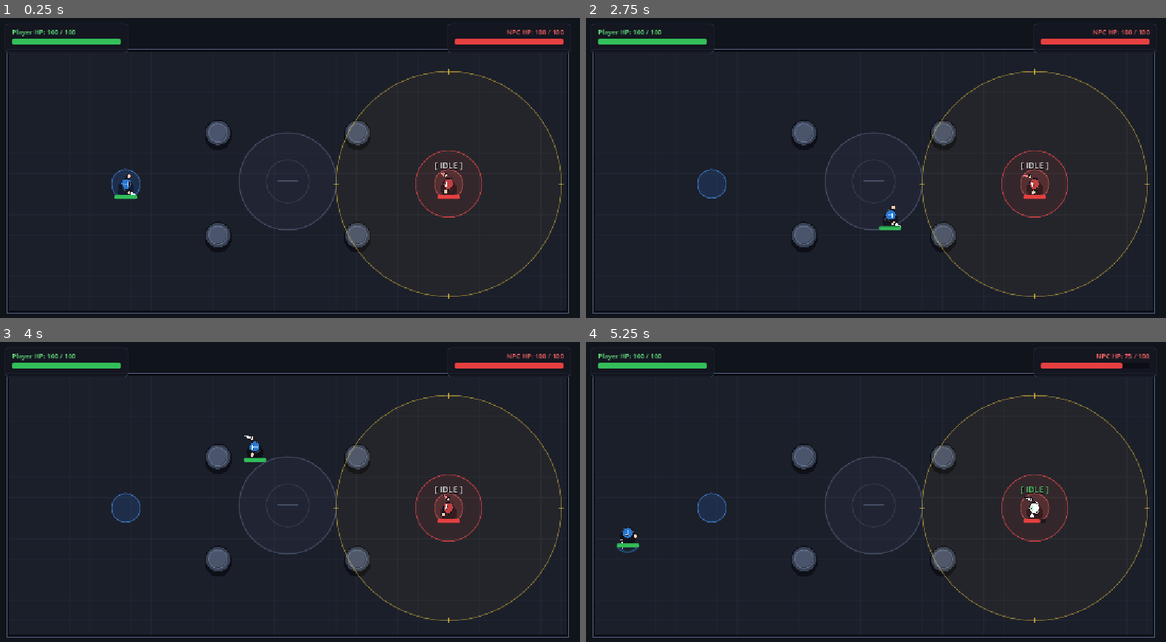
Above: before the commit, frames 1-4 (two rows, left to right).
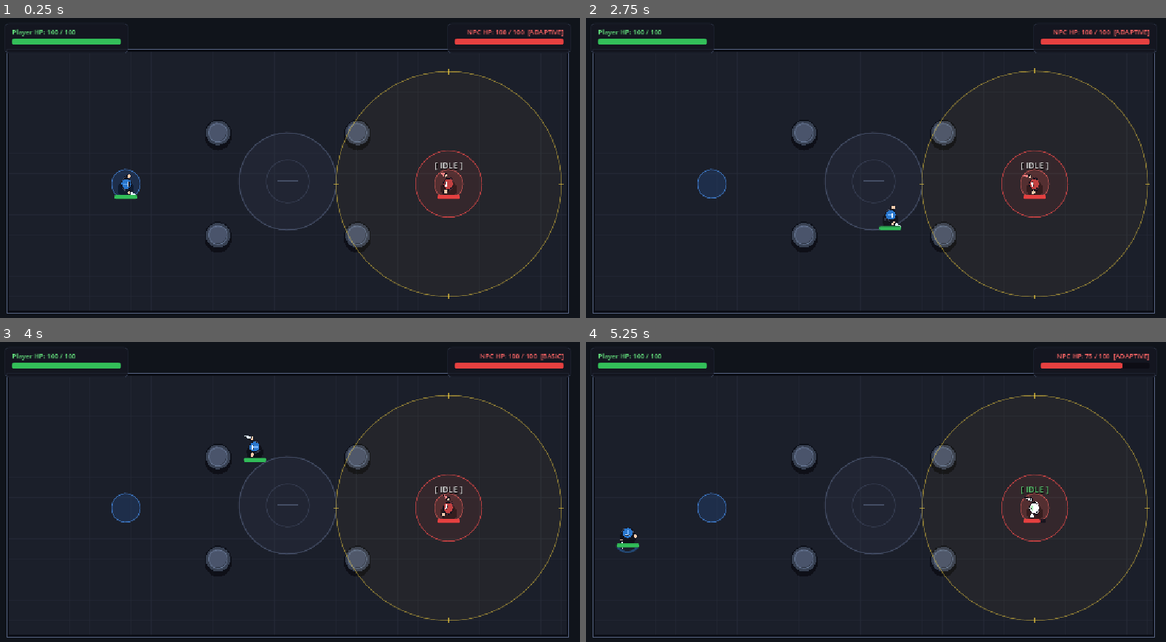
Above: after the commit, the same moments.

Repository: Prats1729/adaptive-npc-ai-FSM
Game: Godot game, scene res://scenes/arena.tscn
Two runs of this game, one before a commit and one after it. Both use one fixed random seed, a clock stepped at 60 frames per second and the inputs below.
Inputs (mouse positions are in pixels of both pictures, inside the frame that each line leads up to):
- Up to frame 1 (0.25 s): no input
- Up to frame 2 (2.75 s): tap Enter (ui_accept) at 0.5, 0.77, 1.07, 1.52, 1.55, 1.82, 2.1 s; move the mouse to (1003, 165) at 0.52 s; hold Right (ui_right) 0.53-1.28 s; hold Space 0.53-1.28 s; tap T at 0.6, 2.3 s; click (1003, 165) at 0.67 s; move the mouse to (754, 198) at 1.27 s; hold Down (ui_down) 1.28-2.03 s; tap Space at 1.35 s; click (754, 198) at 1.42 s; move the mouse to (934, 108) at 2.02 s; hold Right (ui_right) from 2.03 s (still down); click (934, 108) at 2.17 s
- Up to frame 3 (4 s): move the mouse to (261, 570) at 2.77 s; release Right (ui_right) at 2.78 s; hold Up (ui_up) 2.78-3.53 s; tap T at 2.85 s; click (261, 570) at 2.92 s; tap Enter (ui_accept) at 3.02, 3.32, 3.77, 3.8 s; tap Space at 3.05 s; move the mouse to (464, 555) at 3.52 s; hold Left (ui_left) from 3.53 s (still down); hold Space from 3.53 s (still down); click (464, 555) at 3.67 s
- Up to frame 4 (5.25 s): tap Enter (ui_accept) at 4.07, 4.52, 4.82 s; move the mouse to (696, 456) at 4.27 s; release Space at 4.28 s; tap R at 4.35 s; click (696, 456) at 4.42 s; tap T at 4.55 s; move the mouse to (905, 504) at 5.02 s; release Left (ui_left) at 5.03 s; hold Down (ui_down) from 5.03 s (still down); hold Space from 5.03 s (still down); tap 1 at 5.1 s; click (905, 504) at 5.17 s

The runs differ from the first frame. In frame 1, 0.2% of the frame differs, in the area x 80-98%, y 3-7%; in frame 2, 0.7%, in the area x 57-98%, y 3-93%; in frame 3, 0.2%; in frame 4, 0.2%.

Commit message:
added Adaptive FSM Logic
Press T to enable Adaptive FSM Mode

Diff:
--- a/scenes/enemy_npc.tscn
+++ b/scenes/enemy_npc.tscn
@@ -4,6 +4,7 @@
 [ext_resource type="Script" uid="uid://b7v8k9w2x4y1z" path="res://scripts/perception_rings.gd" id="2_rings"]
 [ext_resource type="Script" uid="uid://b23v8y8q4hn7m" path="res://scripts/humanoid_visual.gd" id="3_humanoid_vis"]
 [ext_resource type="Script" uid="uid://brg1jkyxxorjo" path="res://scripts/enemy_fsm.gd" id="4_enemy_fsm"]
+[ext_resource type="Script" uid="uid://b8v6k3w1x9y2z" path="res://scripts/adaptive_logic.gd" id="5_adaptive"]
 
 [sub_resource type="CircleShape2D" id="CircleShape2D_enemy"]
 radius = 16.0
@@ -38,6 +39,9 @@
 [node name="EnemyFSM" type="Node" parent="." unique_id=100715776]
 script = ExtResource("4_enemy_fsm")
 
+[node name="AdaptiveLogic" type="Node" parent="EnemyFSM" unique_id=100715777]
+script = ExtResource("5_adaptive")
+
 [node name="StateLabel" type="Label" parent="." unique_id=1712403922]
 offset_left = -100.0
 offset_top = -48.0
--- /dev/null
+++ b/scripts/adaptive_logic.gd
@@ -0,0 +1,106 @@
+extends Node
+
+# ==============================================================================
+# ADAPTIVE RULE-BASED LOGIC CONTROLLER
+# ------------------------------------------------------------------------------
+# Analyzes real-time player behavior to dynamically modulate FSM decision
+# thresholds (Detection Range and Flee Health Threshold).
+#
+# Adaptive Rules:
+# 1. High Player Aggression (frequent attacks) -> Increase Flee Threshold (30% -> 45%)
+# 2. Passive / Distant Player -> Expand Detection Range (220px -> 285px)
+# ==============================================================================
+
+signal adaptation_updated(aggression_score: float, aggression_tier: String, det_range: float, flee_ratio: float)
+
+@export var is_adaptive_enabled: bool = true
+
+# Baseline FSM Thresholds
+const BASE_DETECTION_RANGE: float = 220.0
+const BASE_FLEE_THRESHOLD: float = 0.30
+const MAX_ADAPTIVE_DETECTION: float = 285.0
+const MAX_ADAPTIVE_FLEE_THRESHOLD: float = 0.45
+
+var fsm: Node = null
+var enemy: CharacterBody2D = null
+
+# Player Behavior Telemetry
+var player_aggression_score: float = 0.0 # Range: 0.0 (Passive) to 1.0 (Hyper-aggressive)
+var time_since_last_player_attack: float = 5.0
+var passive_distance_timer: float = 0.0
+
+func _ready() -> void:
+	fsm = get_parent()
+	if fsm and fsm.get_parent() is CharacterBody2D:
+		enemy = fsm.get_parent() as CharacterBody2D
+
+func _physics_process(delta: float) -> void:
+	if not enemy or not fsm:
+		return
+
+	time_since_last_player_attack += delta
+
+	# Smoothly decay aggression score over time when player isn't attacking
+	player_aggression_score = max(0.0, player_aggression_score - delta * 0.25)
+
+	# Check distance to player for passivity tracking
+	if enemy.player and is_instance_valid(enemy.player):
+		var distance = enemy.global_position.distance_to(enemy.player.global_position)
+		if distance > BASE_DETECTION_RANGE:
+			passive_distance_timer += delta
+		else:
+			passive_distance_timer = max(0.0, passive_distance_timer - delta * 2.0)
+
+	if not is_adaptive_enabled:
+		# Enforce static baseline values in Basic FSM mode
+		fsm.detection_range = BASE_DETECTION_RANGE
+		fsm.flee_health_ratio = BASE_FLEE_THRESHOLD
+		return
+
+	# --- ADAPTIVE THRESHOLD MODULATION ---
+
+	# Rule 1: High Aggression -> Increase retreat threshold (flee earlier to survive)
+	if player_aggression_score > 0.5:
+		var flee_boost = lerp(BASE_FLEE_THRESHOLD, MAX_ADAPTIVE_FLEE_THRESHOLD, (player_aggression_score - 0.5) * 2.0)
+		fsm.flee_health_ratio = lerp(fsm.flee_health_ratio, flee_boost, delta * 2.0)
+	else:
+		fsm.flee_health_ratio = lerp(fsm.flee_health_ratio, BASE_FLEE_THRESHOLD, delta * 1.5)
+
+	# Rule 2: Passive / Distant Player -> Expand detection range (seek out passive player)
+	if passive_distance_timer > 2.5:
+		var target_det = min(MAX_ADAPTIVE_DETECTION, BASE_DETECTION_RANGE + (passive_distance_timer - 2.5) * 15.0)
+		fsm.detection_range = lerp(fsm.detection_range, target_det, delta * 1.5)
+	else:
+		fsm.detection_range = lerp(fsm.detection_range, BASE_DETECTION_RANGE, delta * 2.0)
+
+	var aggression_tier = get_aggression_tier()
+	adaptation_updated.emit(player_aggression_score, aggression_tier, fsm.detection_range, fsm.flee_health_ratio)
+
+# Called whenever the player swings or attacks
+func record_player_attack() -> void:
+	time_since_last_player_attack = 0.0
+	# Spike aggression score (+0.35 per strike, capped at 1.0)
+	player_aggression_score = min(1.0, player_aggression_score + 0.35)
+
+func get_aggression_tier() -> String:
+	if player_aggression_score > 0.65:
+		return "HIGH"
+	elif player_aggression_score > 0.25:
+		return "MEDIUM"
+	else:
+		return "LOW (PASSIVE)"
+
+func toggle_adaptive_mode() -> bool:
+	is_adaptive_enabled = not is_adaptive_enabled
+	if not is_adaptive_enabled and fsm:
+		fsm.detection_range = BASE_DETECTION_RANGE
+		fsm.flee_health_ratio = BASE_FLEE_THRESHOLD
+	return is_adaptive_enabled
+
+func reset_adaptive_telemetry() -> void:
+	player_aggression_score = 0.0
+	time_since_last_player_attack = 5.0
+	passive_distance_timer = 0.0
+	if fsm:
+		fsm.detection_range = BASE_DETECTION_RANGE
+		fsm.flee_health_ratio = BASE_FLEE_THRESHOLD
--- a/scripts/arena.gd
+++ b/scripts/arena.gd
@@ -4,7 +4,7 @@
 # ARENA CONTROLLER & SIMULATION MANAGER
 # ------------------------------------------------------------------------------
 # Minimalistic Arena coordinator displaying only essential Player & NPC vitals.
-# Handles reset (R) and test damage shortcuts (1, 2).
+# Handles reset (R), test damage shortcuts (1, 2), and FSM mode toggle (T).
 # ==============================================================================
 
 @onready var player: CharacterBody2D = $Player
@@ -42,6 +42,14 @@
 	if event.keycode == KEY_R:
 		reset_simulation()
 
+	# Press T: Toggle between Basic FSM and Adaptive FSM
+	elif event.keycode == KEY_T:
+		if fsm and fsm.has_method("toggle_adaptive"):
+			var is_adap = fsm.toggle_adaptive()
+			var mode_str = "ADAPTIVE FSM" if is_adap else "BASIC FSM"
+			print("[AI Mode Switch] Now running in: " + mode_str)
+			_update_vitals_ui()
+
 	# Press 1: Viva Shortcut - Deal 25 Damage to Enemy
 	elif event.keycode == KEY_1:
 		if enemy and is_instance_valid(enemy):
@@ -78,7 +86,8 @@
 		enemy_hp_bar.max_value = max_hp
 		enemy_hp_bar.value = current_hp
 	if enemy_hp_text:
-		enemy_hp_text.text = "NPC HP: %d / %d" % [current_hp, max_hp]
+		var mode_str = "ADAPTIVE" if (fsm and fsm.is_adaptive()) else "BASIC"
+		enemy_hp_text.text = "NPC HP: %d / %d  [%s]" % [current_hp, max_hp, mode_str]
 
 func _update_vitals_ui() -> void:
 	if player:
--- a/scripts/enemy_fsm.gd
+++ b/scripts/enemy_fsm.gd
@@ -6,10 +6,12 @@
 # Core AI Decision-Making Component.
 # Evaluates sensory perception (player distance, entity health) each physics tick
 # and executes transparent, rule-based state transitions with clear explainability.
+# Supports both Basic FSM and Adaptive FSM parameter modulation.
 # ==============================================================================
 
 signal state_changed(old_state_name: String, new_state_name: String, reason: String)
 signal telemetry_updated(telemetry_data: Dictionary)
+signal mode_toggled(is_adaptive: bool)
 
 enum State {
 	IDLE,
@@ -32,6 +34,8 @@
 var attack_timer: float = 0.0
 var last_reason: String = "Simulation Initialized"
 var is_active: bool = true
+
+@onready var adaptive_logic: Node = $AdaptiveLogic if has_node("AdaptiveLogic") else null
 
 # Colors representing each state for visual feedback
 const STATE_COLORS = {
@@ -77,15 +81,17 @@
 	# Send live telemetry to HUD / Event Log
 	emit_telemetry(distance_to_player, health_ratio)
 
-	# Global Transition Rule: If health is low (<= 30%), switch to FLEE unless already FLEE or DEAD
+	# Global Transition Rule: Flee when health drops below current flee threshold
 	if health_ratio <= flee_health_ratio and current_state != State.FLEE and current_state != State.DEAD:
+		var mode_str = "Adaptive" if (adaptive_logic and adaptive_logic.is_adaptive_enabled) else "Static"
 		change_state(
 			State.FLEE,
-			"Low Health (HP: %d/%d - %.0f%% <= %.0f%% threshold)" % [
+			"Low Health (HP: %d/%d - %.0f%% <= %.0f%% [%s Threshold])" % [
 				enemy.current_health,
 				enemy.max_health,
 				health_ratio * 100.0,
-				flee_health_ratio * 100.0
+				flee_health_ratio * 100.0,
+				mode_str
 			]
 		)
 		return
@@ -110,13 +116,11 @@
 # --- STATE ACTIONS & TRANSITION LOGIC ---
 
 func _process_idle_state(distance: float) -> void:
-	# Idle Behavior: Remain alert in position
 	if enemy.player:
 		enemy.stop_moving(enemy.player.global_position)
 	else:
 		enemy.stop_moving()
 
-	# Transition: IDLE -> CHASE when player enters detection range
 	if distance <= detection_range:
 		change_state(
 			State.CHASE,
@@ -124,16 +128,13 @@
 		)
 
 func _process_chase_state(target_pos: Vector2, distance: float) -> void:
-	# Chase Behavior: Move directly toward the player position
 	enemy.move_towards_point(target_pos, enemy.base_speed)
 
-	# Transition 1: CHASE -> ATTACK when within attack range
 	if distance <= attack_range:
 		change_state(
 			State.ATTACK,
 			"Player entered attack range (Distance: %d px <= %d px)" % [round(distance), round(attack_range)]
 		)
-	# Transition 2: CHASE -> IDLE when player escapes beyond detection radius (with hysteresis margin)
 	elif distance > detection_range * 1.2:
 		change_state(
 			State.IDLE,
@@ -141,7 +142,6 @@
 		)
 
 func _process_attack_state(distance: float) -> void:
-	# Attack Behavior: Face player and execute melee strikes on cooldown
 	if enemy.player:
 		enemy.stop_moving(enemy.player.global_position)
 	else:
@@ -154,7 +154,6 @@
 		if enemy.player and enemy.player.has_method("take_damage"):
 			enemy.player.take_damage(attack_damage)
 
-	# Transition: ATTACK -> CHASE if player steps out of attack range
 	if distance > attack_range * 1.25:
 		change_state(
 			State.CHASE,
@@ -162,12 +161,10 @@
 		)
 
 func _process_flee_state(player_pos: Vector2, distance: float, _health_ratio: float) -> void:
-	# Flee Behavior: Move along vector directly opposite to player position
 	var flee_direction = (enemy.global_position - player_pos).normalized()
 	var flee_target = enemy.global_position + flee_direction * 150.0
 	enemy.move_towards_point(flee_target, enemy.flee_speed)
 
-	# Transition: FLEE -> IDLE once a safe distance is established
 	if distance >= safe_distance:
 		change_state(
 			State.IDLE,
@@ -217,13 +214,30 @@
 		"safe_distance": safe_distance,
 		"health_ratio": health_ratio,
 		"attack_cooldown": max(0.0, attack_timer),
+		"is_adaptive": adaptive_logic.is_adaptive_enabled if adaptive_logic else false,
 		"reason": last_reason
 	}
 	telemetry_updated.emit(data)
+
+func notify_player_attacked() -> void:
+	if adaptive_logic and adaptive_logic.has_method("record_player_attack"):
+		adaptive_logic.record_player_attack()
+
+func toggle_adaptive() -> bool:
+	if adaptive_logic:
+		var result = adaptive_logic.toggle_adaptive_mode()
+		mode_toggled.emit(result)
+		return result
+	return false
+
+func is_adaptive() -> bool:
+	return adaptive_logic.is_adaptive_enabled if adaptive_logic else false
 
 func reset_fsm() -> void:
 	attack_timer = 0.0
 	current_state = State.IDLE
 	last_reason = "FSM reset to initial IDLE state."
+	if adaptive_logic and adaptive_logic.has_method("reset_adaptive_telemetry"):
+		adaptive_logic.reset_adaptive_telemetry()
 	if enemy:
 		enemy.update_visual_state(get_state_name(current_state), get_state_color(current_state), last_reason)
--- a/scripts/player.gd
+++ b/scripts/player.gd
@@ -4,7 +4,7 @@
 # PLAYER CONTROLLER
 # ------------------------------------------------------------------------------
 # Handles player movement (WASD / Arrow Keys), sprinting (Shift),
-# basic melee attack (Space / Left Mouse Button), and health tracking.
+# melee attack (Space / Left Mouse Button), and health tracking.
 # Controls the procedural 2D humanoid visual representation.
 # ==============================================================================
 
@@ -98,6 +98,11 @@
 		enemy = get_parent().get_node_or_null("EnemyNPC")
 
 	if enemy and is_instance_valid(enemy):
+		# Notify enemy FSM of player attack for aggression telemetry
+		var enemy_fsm = enemy.get_node_or_null("EnemyFSM")
+		if enemy_fsm and enemy_fsm.has_method("notify_player_attacked"):
+			enemy_fsm.notify_player_attacked()
+
 		var distance = global_position.distance_to(enemy.global_position)
 		if distance <= attack_range:
 			if enemy.has_method("take_damage"):
Not shown, added: scripts/adaptive_logic.gd.uid
